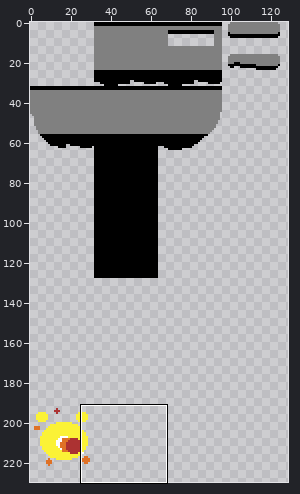
Two versions of one sprite sheet, res/images/ld41-tiles.png. Above: a wide view before the commit, with the close-up outlined.
Close-up. First the earlier version:
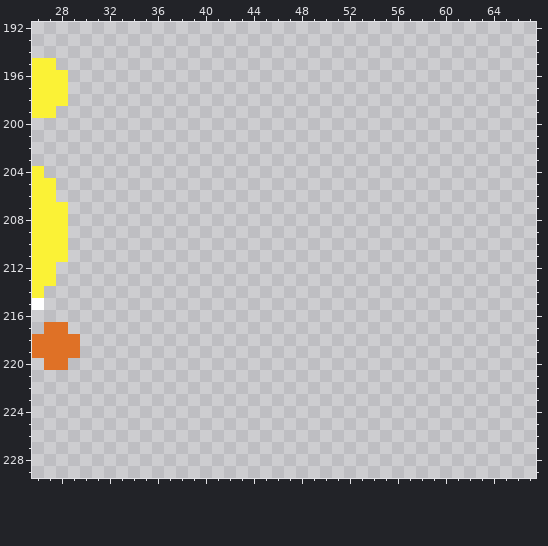
The file is 320x320 pixels. Shown: x 26..67, y 192..229. The wide view leaves out empty margins.
And afterwards:
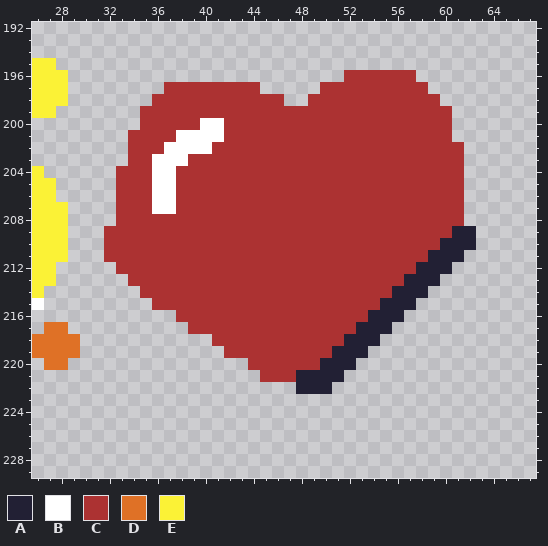
Palette (. is transparent): A #222034  B #ffffff  C #ac3232  D #df7126  E #fbf236
Changes in this commit:
{"y":196,"x":52,"old":"......","new":"CCCCCC"}
{"y":197,"x":37,"old":"........","new":"CCCCCCCC"}
{"y":197,"x":50,"old":".........","new":"CCCCCCCCC"}
{"y":198,"x":36,"old":"...........","new":"CCCCCCCCCCC"}
{"y":198,"x":49,"old":"...........","new":"CCCCCCCCCCC"}
{"y":199,"x":35,"old":"..........................","new":"CCCCCCCCCCCCCCCCCCCCCCCCCC"}
{"y":200,"x":35,"old":"..........................","new":"CCCCCBBCCCCCCCCCCCCCCCCCCC"}
{"y":201,"x":34,"old":"...........................","new":"CCCCBBBBCCCCCCCCCCCCCCCCCCC"}
{"y":202,"x":34,"old":"............................","new":"CCCBBBBCCCCCCCCCCCCCCCCCCCCC"}
{"y":203,"x":34,"old":"............................","new":"CCBBBCCCCCCCCCCCCCCCCCCCCCCC"}
{"y":204,"x":33,"old":".............................","new":"CCCBBCCCCCCCCCCCCCCCCCCCCCCCC"}
{"y":205,"x":33,"old":".............................","new":"CCCBBCCCCCCCCCCCCCCCCCCCCCCCC"}
{"y":206,"x":33,"old":".............................","new":"CCCBBCCCCCCCCCCCCCCCCCCCCCCCC"}
{"y":207,"x":33,"old":".............................","new":"CCCBBCCCCCCCCCCCCCCCCCCCCCCCC"}
{"y":208,"x":33,"old":".............................","new":"CCCCCCCCCCCCCCCCCCCCCCCCCCCCC"}
{"y":209,"x":32,"old":"...............................","new":"CCCCCCCCCCCCCCCCCCCCCCCCCCCCCAA"}
{"y":210,"x":32,"old":"...............................","new":"CCCCCCCCCCCCCCCCCCCCCCCCCCCCAAA"}
{"y":211,"x":32,"old":"..............................","new":"CCCCCCCCCCCCCCCCCCCCCCCCCCCAAA"}
{"y":212,"x":33,"old":"............................","new":"CCCCCCCCCCCCCCCCCCCCCCCCCAAA"}
{"y":213,"x":34,"old":"..........................","new":"CCCCCCCCCCCCCCCCCCCCCCCAAA"}
{"y":214,"x":35,"old":"........................","new":"CCCCCCCCCCCCCCCCCCCCCAAA"}
{"y":215,"x":36,"old":"......................","new":"CCCCCCCCCCCCCCCCCCCAAA"}
{"y":216,"x":38,"old":"...................","new":"CCCCCCCCCCCCCCCCAAA"}
{"y":217,"x":39,"old":".................","new":"CCCCCCCCCCCCCCAAA"}
{"y":218,"x":41,"old":"..............","new":"CCCCCCCCCCCAAA"}
{"y":219,"x":42,"old":"............","new":"CCCCCCCCCAAA"}
{"y":220,"x":44,"old":".........","new":"CCCCCCAAA"}
{"y":221,"x":45,"old":".......","new":"CCCAAAA"}
{"y":222,"x":48,"old":"...","new":"AAA"}
{"label":"added","picture_box":[104,70,476,394]}
